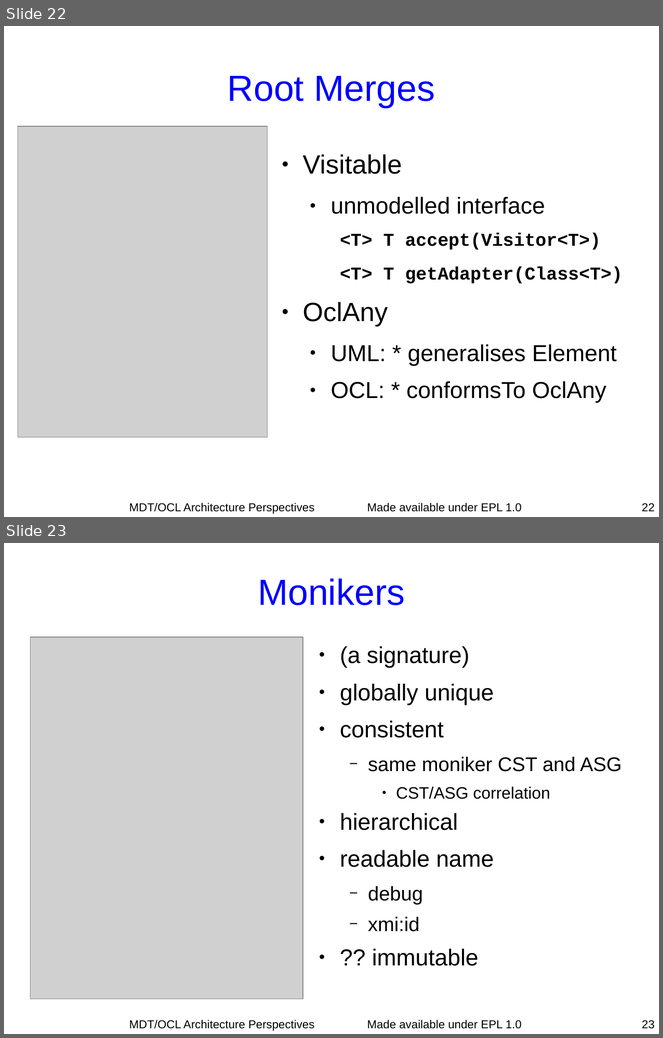
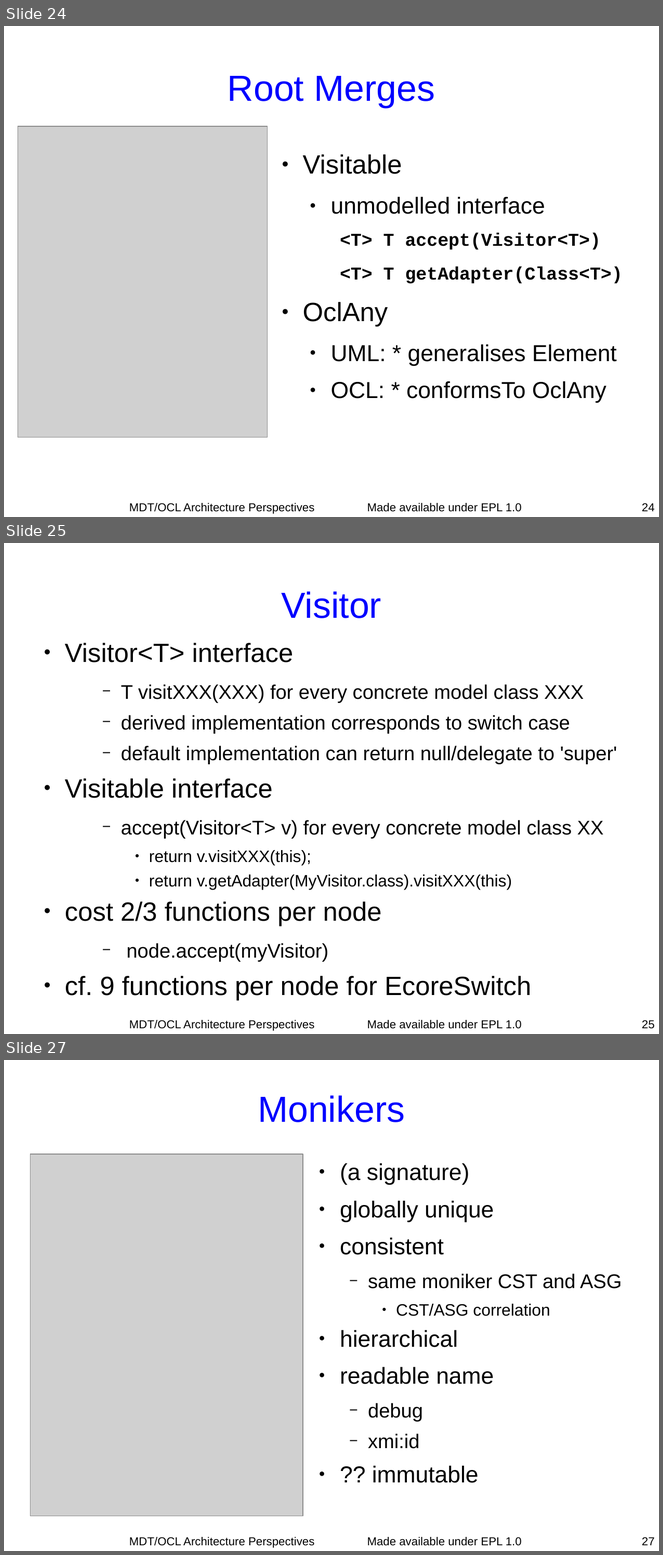
Before and after one commit to eclipse-ocl/ocl-website, a slide deck: ocl/docs/publications/Dresden2010Visit/DresdenVisit.odp. Shown one above the other, each under a label of ours: slides 22 and 23 before the commit, slides 24, 25 and 27 after it; the slides between them are not shown. The pictures are 663x1038 and 663x1555 pixels, drawn with LibreOffice and Linux fonts; fonts in the diff are those of the drawing; grey boxes stand for pictures. Boxes give left, top, right and bottom in pixels: in the first picture for what was removed or moved away, otherwise in the second. Text is boxed around its words. In the diff, an @@ line names an element or a change of style, - is before the commit and + after.

```diff
--- a/ocl/docs/publications/Dresden2010Visit/DresdenVisit.odp
+++ b/ocl/docs/publications/Dresden2010Visit/DresdenVisit.odp
@@ slide 25 added at [4, 543, 659, 1034], background #FFFFFF; not listed: 1 template element that a slide beside it also shows @@
@@ title added at [281, 591, 382, 618], 44 pt, text #0000FF @@
+Visitor
@@ text added at [65, 643, 618, 1001], 24 pt, text #000000 @@
+● Visitor<T> interface
+    − T visitXXX(XXX) for every concrete model class XXX
+    − derived implementation corresponds to switch case
+    − default implementation can return null/delegate to 'super'
+● Visitable interface
+    − accept(Visitor<T> v) for every concrete model class XX
+      ● return v.visitXXX(this);
+      ● return v.getAdapter(MyVisitor.class).visitXXX(this)
+● cost 2/3 functions per node
+    − node.accept(myVisitor)
+● cf. 9 functions per node for EcoreSwitch
@@ text added at [129, 1020, 314, 1031], 14 pt, text #000000 @@
+MDT/OCL Architecture Perspectives
@@ page number added at [642, 1020, 655, 1029], 14 pt, text #000000 @@
+25
@@ what was slide 22 is now slide 24 @@
@@ page number at [642, 503, 655, 512]: text changed @@
-22
+24
@@ what was slide 23 is now slide 27 @@
@@ page number at [642, 1537, 655, 1546]: text changed @@
-23
+27
```
Also in this commit, not shown: 12 slides changed, 8 other slides added, 2 slides removed.
